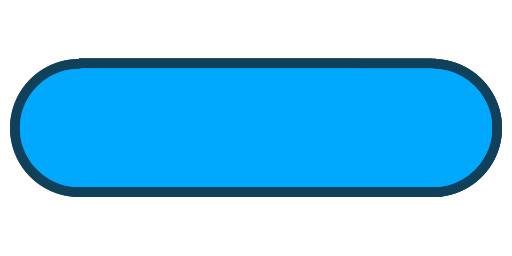
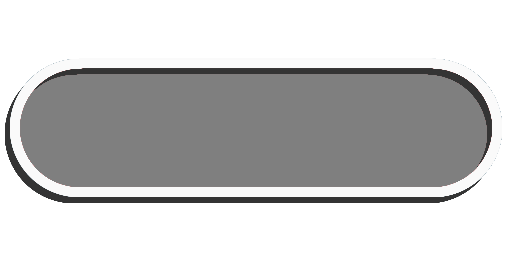
Two versions of the same layered image (512×256). Layer-by-layer changes:
added layer "Layer 1 copy 3" above "Layer 1 copy" over [10, 58, 502, 197]
added layer "Layer 1 copy" above "Layer 1 copy 2" over [5, 64, 497, 203]
added layer "Layer 1 copy 2" (50%) above "Layer 1" over [10, 58, 502, 197]
hid "Layer 1" over [10, 58, 502, 197]
